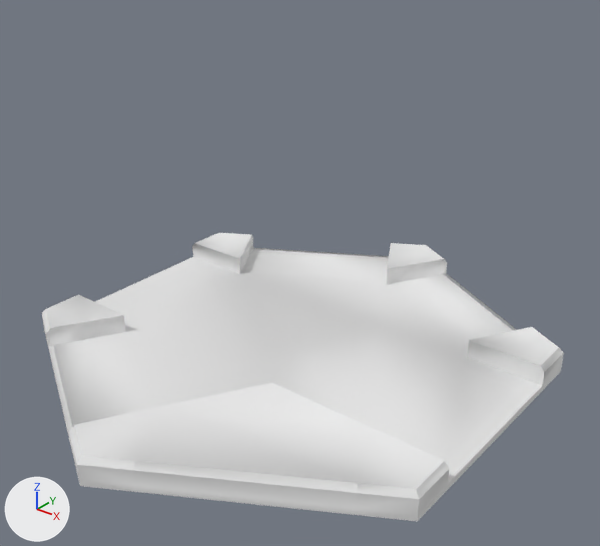
An edit to the FBX model Assets/_Project/Prefabs/HexTiles/Imports/HexTile9.fbx, drawn before and after from the same camera.
The view is the same before and after, from a 50 mm camera at (17.4, -21.2, 16.6) aimed at (0.9, -0.7, 3.8). The axes (+X, +Y, +Z) are drawn at lower left. The lights are the same throughout. The older version comes first. Materials are left out; every surface is plain grey. Where no turn or scale is listed for an object, it has been applied to the vertices.

The first picture shows 'Terrain_01.009'.
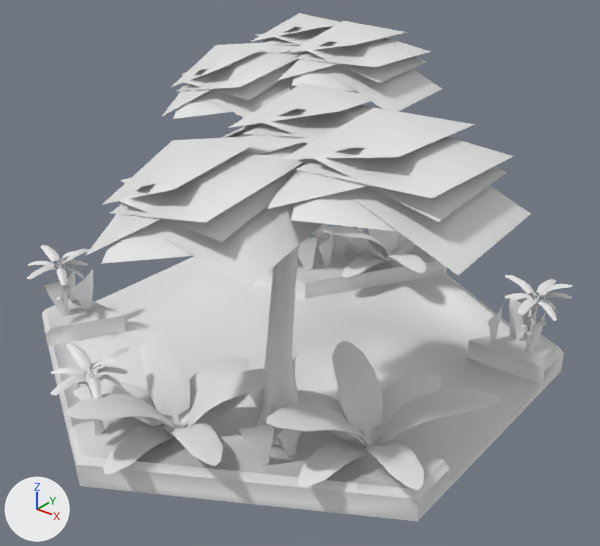
Commit message: Updated tiles

Location of each change, [x1, y1, x2, y2] in pixels of the pictures (600 x 546 px; the box of a moved part takes in the faces that stretch with it):
'Terrain_01.009', reshaped
    before: [42, 233, 564, 521]
    after: [42, 238, 564, 521]
'Tree6', added
    after: [85, 13, 531, 447]
'plant1.001', added
    after: [266, 340, 503, 490]
'plant1.002', added
    after: [65, 331, 296, 474]
'grass3', added
    after: [43, 224, 545, 466]
'bananaPlant.002', added
    after: [27, 245, 573, 435]
'plant1', added
    after: [314, 226, 426, 277]
part 1 of me_scene_009, moved or reshaped
    before: [240, 235, 389, 284]
    after: [257, 238, 388, 299]

Diff of the bpy script that builds the scene:
```diff
--- a/Assets/_Project/Prefabs/HexTiles/Imports/HexTile9.fbx.py
+++ b/Assets/_Project/Prefabs/HexTiles/Imports/HexTile9.fbx.py
@@ me_scene_009 @@
 # used by ob_terrain_01_009; location = (0.0, 0.0, 0.0)
-me_scene_009.from_pydata(...)  # 98 vertices, 186 faces; spans x -8.7..8.7, y -10.0..10.0, z 0.0..1.0
+me_scene_009.from_pydata(...)  # 97 vertices, 181 faces; spans x -8.7..8.7, y -10.0..10.0, z 0.0..1.0
+# me_scene_009 part 1
+# 3 vertices are removed from x -7.1..-1.4, y 4.7..9.0, z 0.2..0.3
+# 15 faces are deleted
+# 2 vertices are added at (-1.9, 3.3, 0.2), (-1.9, 3.3, 1.0)
+# 10 new faces join them
@@ me_cube_051 @@
+me_cube_051.from_pydata(...)  # 832 vertices, 1088 faces; spans x -12.5..6.0, y -4.8..14.9, z -0.1..10.7
@@ me_plane_221 @@
+me_plane_221.from_pydata(...)  # 328 vertices, 240 faces; spans x -3.76..3.18, y -3.38..3.94, z -0.01..2.29
@@ me_plane_222 @@
+me_plane_222.from_pydata(...)  # 328 vertices, 240 faces; spans x -3.64..2.88, y -3.51..3.9, z -0.01..2.29
@@ me_plane_224 @@
+me_plane_224.from_pydata(...)  # 420 vertices, 224 faces; spans x -15.4..0.9, y -11.5..3.2, z -0.1..1.5
@@ me_cylinder_002 @@
+me_cylinder_002.from_pydata(...)  # 1596 vertices, 1014 faces; spans x -1.3..16.4, y -5.5..10.1, z 0.0..3.0
@@ ob_tree6 @@
+ob_tree6 = bpy.data.objects.new('Tree6', me_cube_051)
+ob_tree6.location = (4.09, -5.31, 0.8)
@@ ob_plant1_001 @@
+ob_plant1_001 = bpy.data.objects.new('plant1.001', me_plane_221)
+ob_plant1_001.location = (6.4, -4.17, 1.01)
@@ ob_plant1_002 @@
+ob_plant1_002 = bpy.data.objects.new('plant1.002', me_plane_222)
+ob_plant1_002.location = (1.18, -7.03, 0.83)
@@ ob_grass3 @@
+ob_grass3 = bpy.data.objects.new('grass3', me_plane_224)
+ob_grass3.location = (7.02, 4.45, 1.07)
@@ ob_bananaplant_002 @@
+ob_bananaplant_002 = bpy.data.objects.new('bananaPlant.002', me_cylinder_002)
+ob_bananaplant_002.location = (-7.52, -4.67, 0.94)
@@ ob_plant1 @@
+ob_plant1 = bpy.data.objects.new('plant1', me_plane_221.copy())
+ob_plant1.location = (-0.31, 7.15, 1.01)
```
